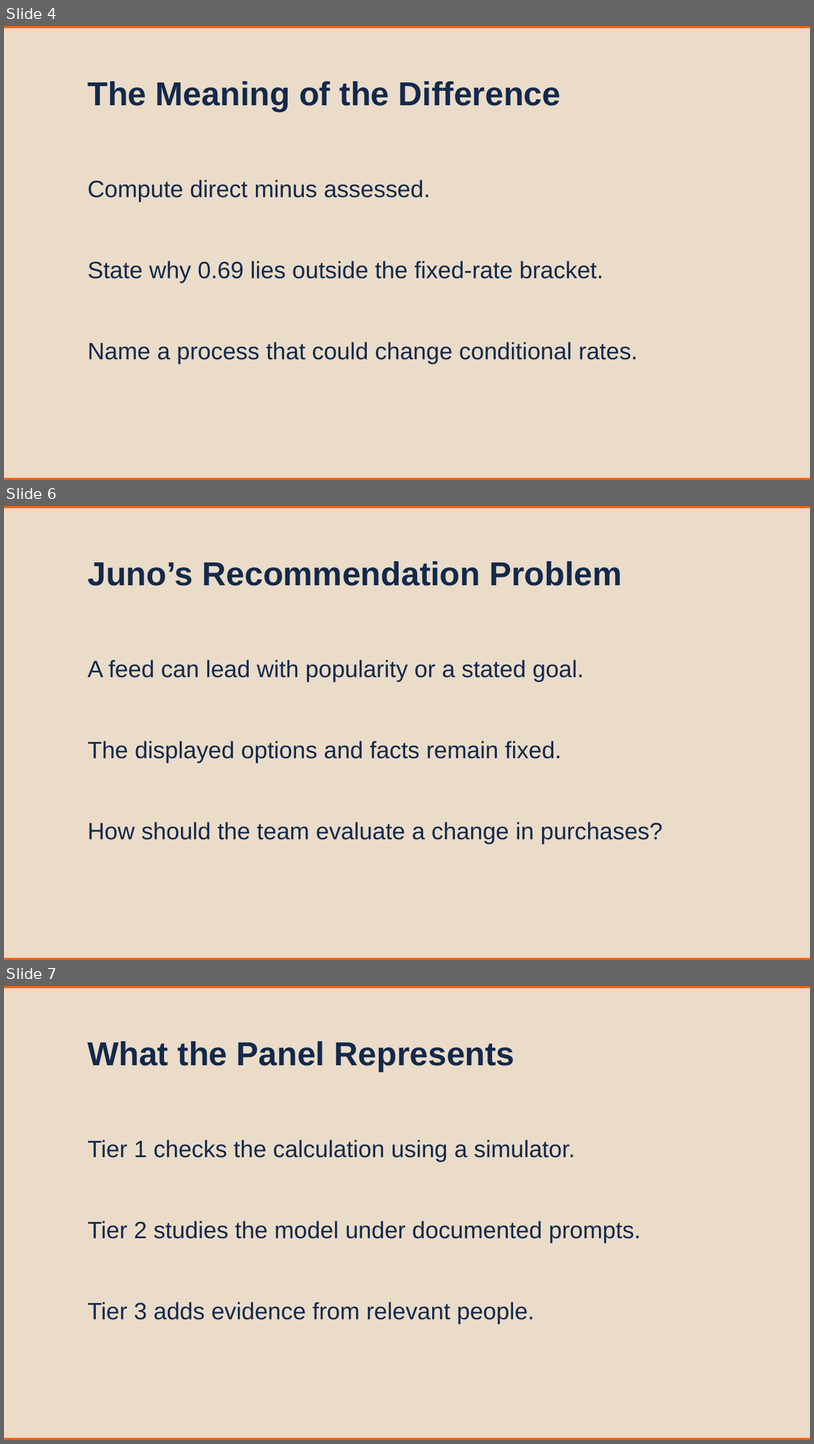
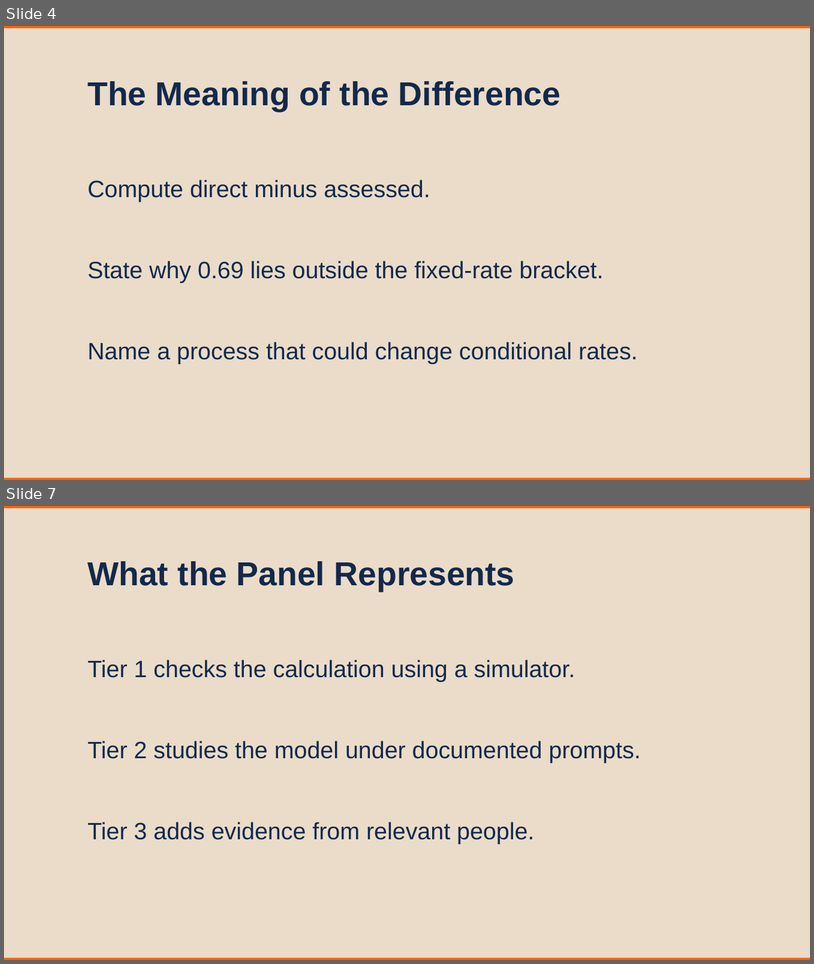
Before and after one commit to nene88991999/MSBAi_QuantumCognition, a slide deck: 03_Live_Sessions/M3S1_Handoffs_Recommendations_and_Evidence.pptx. Shown one above the other, each under a label of ours: slides 4, 6 and 7 before the commit, slides 4 and 7 after it; the slides between them are not shown. The pictures are 814x1444 and 814x964 pixels, drawn with LibreOffice and Linux fonts; fonts in the diff are those of the drawing. Boxes give left, top, right and bottom in pixels: in the first picture for what was removed or moved away, otherwise in the second. Text is boxed around its words. In the diff, an @@ line names an element or a change of style, - is before the commit and + after.

```diff
--- a/03_Live_Sessions/M3S1_Handoffs_Recommendations_and_Evidence.pptx
+++ b/03_Live_Sessions/M3S1_Handoffs_Recommendations_and_Evidence.pptx
@@ slide 6 removed at (4,506,810,960), background #EADCC9 @@
@@ rectangle removed at (4,506,810,508) @@
@@ text removed at (87,561,623,586) @@
-Juno’s Recommendation Problem
@@ text removed at (87,660,584,682) @@
-A feed can lead with popularity or a stated goal.
@@ text removed at (87,741,561,763) @@
-The displayed options and facts remain fixed.
@@ text removed at (87,822,663,844) @@
-How should the team evaluate a change in purchases?
@@ rectangle removed at (4,957,810,960) @@
```
Also in this commit, not shown: 3 slides added, 2 other slides removed, 34 other files.
